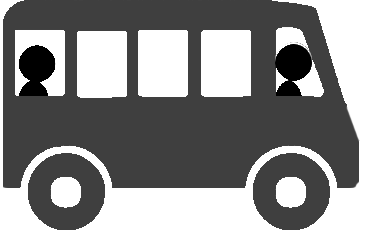
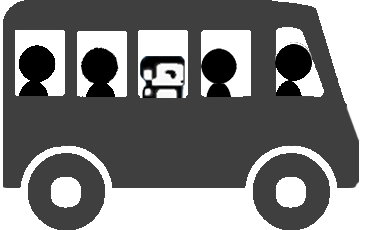
Comparing the layer stacks of the two w=372, h=230 images. Changes:
painted on "레이어 2" over [78,47,186,98]
added layer "레이어 0 사본" above "버스 사본 2" over [140,56,185,98]
added layer "버스 사본 2" above "버스 사본" over [201,48,237,97]
